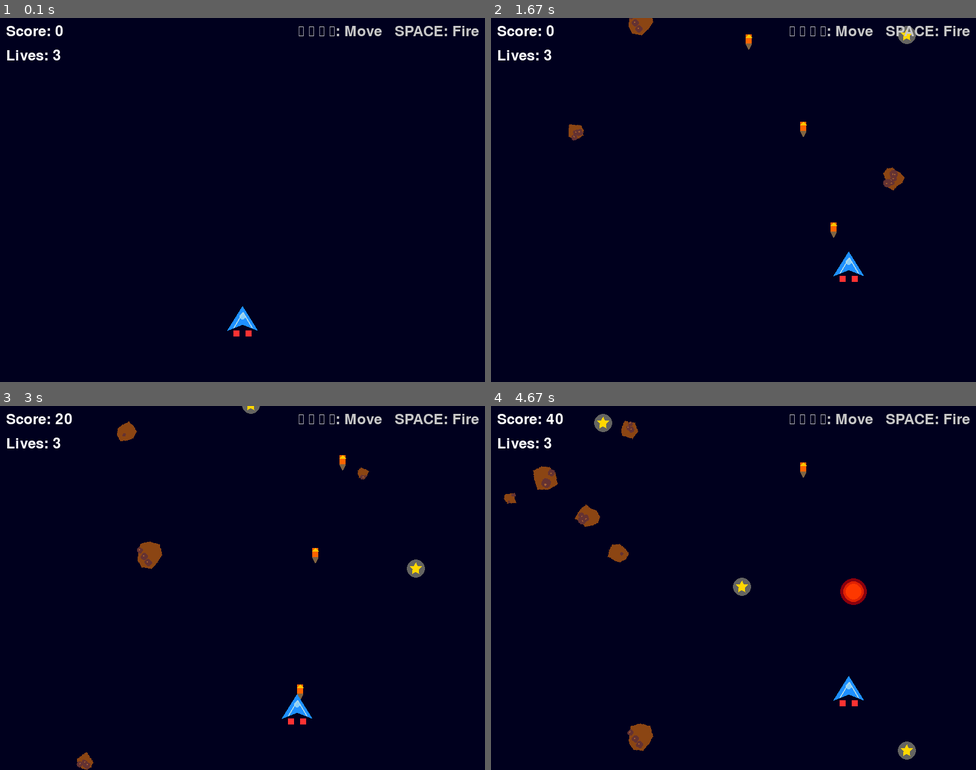
Above: before the commit, frames 1-4 (two rows, left to right).
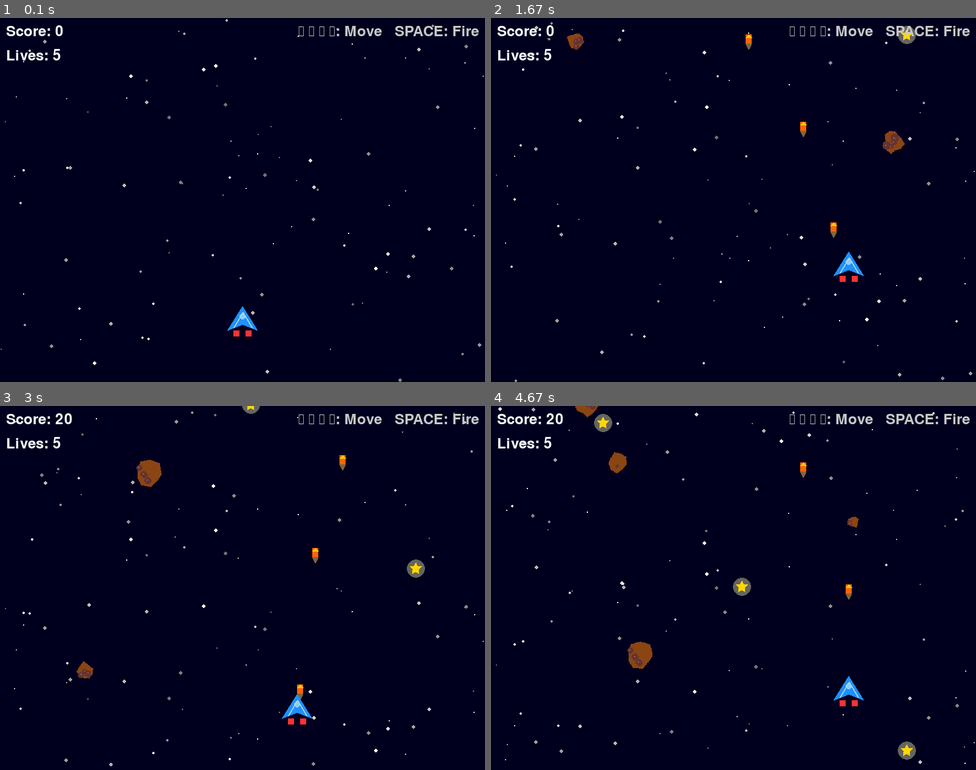
Above: after the commit, the same moments.

Repository: vereoman/pygame
Game: pygame game, started from space-explorer.py
Same seed, same stepped clock (60 frames per second), same inputs: the game is played once before the commit and once after it.
Inputs:
- Up to frame 1 (0.1 s): no input
- Up to frame 2 (1.67 s): tap Space at 0.33, 0.73, 1.03, 1.23, 1.57 s; hold Right 0.67-1.13 s; hold Up 1.17-1.47 s; hold Right from 1.5 s (still down)
- Up to frame 3 (3 s): tap Space at 1.87, 2.07, 2.37, 2.63, 2.97 s; release Right at 1.97 s; hold Left 2-2.53 s; hold Down 2.57-2.87 s; hold Left from 2.9 s (still down)
- Up to frame 4 (4.67 s): tap Space at 3.27, 3.4, 3.8, 4.1, 4.47 s; release Left at 3.3 s; hold Up 3.33-3.7 s; hold Right 3.73-4.37 s; hold Down from 4.4 s (still down)

The runs differ from the first frame. In frame 1, 0.3% of the frame differs, in the area x 0-100%, y 0-100%; in frame 2, 1.0%; in frame 3, 1.3%; in frame 4, 2.3%, in the area x 1-100%, y 0-99%.

Commit message:
Update space-explorer.py

Diff:
--- a/space-explorer.py
+++ b/space-explorer.py
@@ -136,6 +136,59 @@
             (MISSILE_SIZE, 0)
         ])
         surface.blit(trail_surface, (self.rect.left, self.rect.bottom))
+
+class PowerMissile:
+    def __init__(self, x, y):
+        self.rect = pygame.Rect(x, y, MISSILE_SIZE * 1.5, MISSILE_SIZE * 2)
+        self.speed = MISSILE_SPEED + 1
+
+    def update(self):
+        self.rect.y -= self.speed
+        return self.rect.bottom < 0
+
+    def draw(self, surface):
+        # Draw enhanced missile with electric effect
+        core_color = (50, 150, 255)  # Blue core
+        outer_color = (150, 200, 255)  # Light blue outer
+
+        # Main body (larger)
+        pygame.draw.rect(surface, outer_color, self.rect)
+
+        # Inner core
+        inner_rect = pygame.Rect(
+            self.rect.left + self.rect.width * 0.25,
+            self.rect.top,
+            self.rect.width * 0.5,
+            self.rect.height
+        )
+        pygame.draw.rect(surface, core_color, inner_rect)
+
+        # Electric effect (random lines)
+        for _ in range(3):
+            start_x = random.randint(self.rect.left, self.rect.right)
+            end_x = random.randint(self.rect.left, self.rect.right)
+            pygame.draw.line(surface, (255, 255, 255),
+                            (start_x, self.rect.top + 5),
+                            (end_x, self.rect.bottom - 5), 2)
+
+        # Enhanced tip
+        pygame.draw.polygon(surface, (200, 230, 255), [
+            (self.rect.left, self.rect.top + MISSILE_SIZE * 0.5),
+            (self.rect.centerx, self.rect.top),
+            (self.rect.right, self.rect.top + MISSILE_SIZE * 0.5)
+        ])
+
+        # Enhanced trail
+        trail_color = (100, 200, 255, 150)  # Semi-transparent blue
+        trail_surface = pygame.Surface((self.rect.width * 2, self.rect.height), pygame.SRCALPHA)
+        pygame.draw.polygon(trail_surface, trail_color, [
+            (self.rect.width // 2, 0),
+            (0, self.rect.height),
+            (self.rect.width, self.rect.height)
+        ])
+        surface.blit(trail_surface,
+                    (self.rect.left - self.rect.width // 4, self.rect.bottom))
+
 
 class Asteroid:
     def __init__(self):
@@ -294,24 +347,365 @@
     def draw(self, surface):
         surface.blit(self.image, self.rect)
 
+class StarField:
+    def __init__(self):
+        self.stars = []
+        self.num_stars = 100
+        self.initialize_stars()
+
+    def initialize_stars(self):
+        for _ in range(self.num_stars):
+            self.stars.append({
+                'x': random.randint(0, SCREEN_WIDTH),
+                'y': random.randint(0, SCREEN_HEIGHT),
+                'speed': random.uniform(0.5, 2.0),
+                'size': random.randint(1, 3),
+                'brightness': random.randint(100, 255)
+            })
+
+    def update(self):
+        for star in self.stars:
+            star['y'] += star['speed']
+            if star['y'] > SCREEN_HEIGHT:
+                star['y'] = 0
+                star['x'] = random.randint(0, SCREEN_WIDTH)
+
+    def draw(self, surface):
+        for star in self.stars:
+            brightness = star['brightness']
+            pygame.draw.circle(surface, (brightness, brightness, brightness),
+                             (int(star['x']), int(star['y'])),
+                             star['size'])
+
+# Add this class after the Star class
+class PowerStar:
+    def __init__(self):
+        self.size = STAR_SIZE
+        self.image = self.create_power_star_image()
+        self.rect = self.image.get_rect()
+        self.rect.x = random.randint(0, SCREEN_WIDTH - self.size)
+        self.rect.y = -self.size
+        self.speed = STAR_SPEED - 1  # Slower than regular stars
+        self.glow_factor = 0  # For pulsing effect
+        self.glow_direction = 1  # 1 for increasing, -1 for decreasing
+
+    def create_power_star_image(self):
+        # Create a silver power star
+        base_image = pygame.Surface((self.size + 10, self.size + 10), pygame.SRCALPHA)
+
+        # Generate points for a 5-pointed star
+        points = []
+        center = (self.size // 2 + 5, self.size // 2 + 5)
+        outer_radius = self.size // 2
+        inner_radius = self.size // 4
+
+        for i in range(10):
+            angle = math.pi / 2 + 2 * math.pi * i / 10
+            radius = outer_radius if i % 2 == 0 else inner_radius
+            x = center[0] + radius * math.cos(angle)
+            y = center[1] - radius * math.sin(angle)
+            points.append((x, y))
+
+        # Draw the star with silver color
+        star_color = (192, 192, 192)  # Silver
+        pygame.draw.polygon(base_image, star_color, points)
+
+        # Add metallic highlight
+        highlight_points = []
+        for i in range(5):
+            idx = i * 2
+            highlight_points.append(points[idx])
+
+        highlight_color = (220, 220, 220)  # Lighter silver
+        if len(highlight_points) >= 3:  # Need at least 3 points for a polygon
+            pygame.draw.polygon(base_image, highlight_color, highlight_points)
+
+        return base_image
+
+    def update(self):
+        self.rect.y += self.speed
+
+        # Update glow effect
+        self.glow_factor += 0.1 * self.glow_direction
+        if self.glow_factor >= 1.0:
+            self.glow_direction = -1
+        elif self.glow_factor <= 0.0:
+            self.glow_direction = 1
+
+        return self.rect.top > SCREEN_HEIGHT
+
+    def draw(self, surface):
+        # Draw with pulsing glow effect
+        glow_size = int(self.size + 20 * self.glow_factor)
+        glow_surf = pygame.Surface((glow_size, glow_size), pygame.SRCALPHA)
+        glow_color = (200, 200, 255, 100)  # Blue-ish glow
+
+        pygame.draw.circle(glow_surf, glow_color,
+                          (glow_size // 2, glow_size // 2),
+                          glow_size // 2)
+
+        # Position glow and base image
+        glow_x = self.rect.centerx - glow_size // 2
+        glow_y = self.rect.centery - glow_size // 2
+        surface.blit(glow_surf, (glow_x, glow_y))
+        surface.blit(self.image, self.rect)
+
+class Heart:
+    def __init__(self, x, y):
+        self.size = 20
+        self.image = self.create_heart_image()
+        self.rect = self.image.get_rect()
+        self.rect.x = x - self.rect.width // 2
+        self.rect.y = y
+        self.speed = 2
+        self.pulse_value = 0
+        self.pulse_dir = 1
+
+    def create_heart_image(self):
+        image = pygame.Surface((self.size, self.size), pygame.SRCALPHA)
+
+        # Draw heart shape
+        heart_color = (255, 0, 0)  # Red
+
+        # Draw the two circles for the top of the heart
+        pygame.draw.circle(image, heart_color,
+                          (self.size // 4, self.size // 4),
+                          self.size // 4)
+        pygame.draw.circle(image, heart_color,
+                          (self.size - self.size // 4, self.size // 4),
+                          self.size // 4)
+
+        # Draw the bottom triangle part
+        pygame.draw.polygon(image, heart_color, [
+            (0, self.size // 4),
+            (self.size // 2, self.size),
+            (self.size, self.size // 4)
+        ])
+
+        return image
+
+    def update(self):
+        self.rect.y += self.speed
+
+        # Pulse effect
+        self.pulse_value += 0.05 * self.pulse_dir
+        if self.pulse_value >= 1.0:
+            self.pulse_dir = -1
+        elif self.pulse_value <= 0.0:
+            self.pulse_dir = 1
+
+        return self.rect.top > SCREEN_HEIGHT
+
+    def draw(self, surface):
+        # Draw with pulsing glow effect
+        pulse_size = int(self.size * (1.2 + 0.2 * self.pulse_value))
+        glow_surf = pygame.Surface((pulse_size, pulse_size), pygame.SRCALPHA)
+        glow_color = (255, 100, 100, 100)  # Red glow
+
+        pygame.draw.circle(glow_surf, glow_color,
+                          (pulse_size // 2, pulse_size // 2),
+                          pulse_size // 2)
+
+        # Position glow and heart image
+        glow_x = self.rect.centerx - pulse_size // 2
+        glow_y = self.rect.centery - pulse_size // 2
+        surface.blit(glow_surf, (glow_x, glow_y))
+        surface.blit(self.image, self.rect)
+
+# Add this class after the Star class
+class AlienBoss:
+    def __init__(self):
+        self.size = 100  # Larger size
+        self.image = self.create_alien_image()
+        self.rect = self.image.get_rect()
+        self.rect.centerx = SCREEN_WIDTH // 2
+        self.rect.y = 50
+        self.speed = 4
+        self.health = 15  # More health
+        self.direction = 1  # 1 for right, -1 for left
+        self.shoot_cooldown = 0
+        self.shoot_delay = 25  # Faster shooting
+        self.energy_pulse = 0  # For energy field effect
+
+    def create_alien_image(self):
+        # Create intimidating dark alien spaceship
+        image = pygame.Surface((self.size, self.size), pygame.SRCALPHA)
+
+        # Main body (angular and aggressive)
+        body_color = (20, 20, 20)  # Almost black
+
+        # Ship body - menacing shape
+        points = [
+            (self.size//2, 0),  # Front tip
+            (self.size//5, self.size//3),  # Left wing front
+            (0, self.size//2),  # Left wing tip
+            (self.size//5, self.size*2//3),  # Left wing rear
+            (self.size//3, self.size*3//4),  # Left rear
+            (self.size*2//3, self.size*3//4),  # Right rear
+            (self.size*4//5, self.size*2//3),  # Right wing rear
+            (self.size, self.size//2),  # Right wing tip
+            (self.size*4//5, self.size//3),  # Right wing front
+        ]
+        pygame.draw.polygon(image, body_color, points)
+
+        # Energy core (pulsing in the update method)
+        core_color = (150, 0, 0)  # Deep red
+        pygame.draw.circle(image, core_color,
+                          (self.size//2, self.size//2),
+                          self.size//6)
+
+        # Detail lines (tech patterns)
+        line_color = (70, 70, 70)  # Dark gray
+
+        # Wing patterns
+        pygame.draw.line(image, line_color,
+                        (self.size//5, self.size//3),
+                        (self.size//5, self.size*2//3), 2)
+        pygame.draw.line(image, line_color,
+                        (self.size*4//5, self.size//3),
+                        (self.size*4//5, self.size*2//3), 2)
+
+        # Front "windshield" pattern
+        pygame.draw.polygon(image, (40, 40, 40), [
+            (self.size*2//5, self.size//5),
+            (self.size//2, self.size//10),
+            (self.size*3//5, self.size//5),
+            (self.size*3//5, self.size*2//5),
+            (self.size//2, self.size//2),
+            (self.size*2//5, self.size*2//5)
+        ])
+
+        # Engine exhausts (red glow)
+        exhaust_color = (200, 0, 0)
+        pygame.draw.rect(image, exhaust_color,
+                        pygame.Rect(self.size*1//4, self.size*3//4, self.size//6, self.size//8))
+        pygame.draw.rect(image, exhaust_color,
+                        pygame.Rect(self.size*5//8, self.size*3//4, self.size//6, self.size//8))
+
+        # Weapon mounts
+        weapon_color = (50, 50, 50)
+        pygame.draw.circle(image, weapon_color,
+                          (self.size//4, self.size*2//3), self.size//12)
+        pygame.draw.circle(image, weapon_color,
+                          (self.size*3//4, self.size*2//3), self.size//12)
+
+        return image
+
+    def update(self):
+        # Move side to side
+        self.rect.x += self.speed * self.direction
+
+        # Change direction if reaching screen edge
+        if self.rect.right >= SCREEN_WIDTH or self.rect.left <= 0:
+            self.direction *= -1
+
+        # Handle shooting cooldown
+        if self.shoot_cooldown > 0:
+            self.shoot_cooldown -= 1
+
+        # Update energy pulse effect
+        self.energy_pulse = (self.energy_pulse + 1) % 20
+
+    def fire_missile(self):
+        if self.shoot_cooldown == 0:
+            self.shoot_cooldown = self.shoot_delay
+            # Fire from both weapon mounts
+            missiles = []
+            missile_left_x = self.rect.left + self.size // 4 - MISSILE_SIZE // 2
+            missile_right_x = self.rect.left + self.size * 3 // 4 - MISSILE_SIZE // 2
+            missile_y = self.rect.bottom - 10
+
+            missiles.append(AlienMissile(missile_left_x, missile_y))
+            missiles.append(AlienMissile(missile_right_x, missile_y))
+            return missiles
+        return None
+
+    def draw(self, surface):
+        # Draw energy field effect
+        if self.energy_pulse < 10:
+            field_size = self.size + 10 + self.energy_pulse
+            field_surf = pygame.Surface((field_size, field_size), pygame.SRCALPHA)
+            field_color = (100, 0, 0, 100 - self.energy_pulse * 10)  # Fading red
+            pygame.draw.circle(field_surf, field_color,
+                             (field_size // 2, field_size // 2),
+                             field_size // 2)
+            surface.blit(field_surf,
+                       (self.rect.centerx - field_size // 2,
+                        self.rect.centery - field_size // 2))
+
+        # Draw the ship
+        surface.blit(self.image, self.rect)
+
+        # Draw health bar above alien
+        health_width = self.size * (self.health / 15)
+        pygame.draw.rect(surface, (100, 0, 0),
+                        pygame.Rect(self.rect.x, self.rect.y - 10, self.size, 5))
+        pygame.draw.rect(surface, (255, 0, 0),
+                        pygame.Rect(self.rect.x, self.rect.y - 10, health_width, 5))
+
+# Add this class after the AlienBoss class
+class AlienMissile:
+    def __init__(self, x, y):
+        self.rect = pygame.Rect(x, y, MISSILE_SIZE, MISSILE_SIZE * 1.5)
+        self.speed = MISSILE_SPEED - 2  # Slightly slower than player missiles
+
+    def update(self):
+        self.rect.y += self.speed
+        return self.rect.top > SCREEN_HEIGHT
+
+    def draw(self, surface):
+        # Draw alien missile (green)
+        pygame.draw.rect(surface, (50, 255, 50), self.rect)
+
+        # Draw missile tip
+        pygame.draw.polygon(surface, (150, 255, 150), [
+            (self.rect.left, self.rect.bottom - MISSILE_SIZE * 0.5),
+            (self.rect.centerx, self.rect.bottom),
+            (self.rect.right, self.rect.bottom - MISSILE_SIZE * 0.5)
+        ])
+
+        # Draw exhaust trail (green)
+        trail_color = (100, 255, 100, 128)
+        trail_surface = pygame.Surface((MISSILE_SIZE, MISSILE_SIZE), pygame.SRCALPHA)
+        pygame.draw.polygon(trail_surface, trail_color, [
+            (0, MISSILE_SIZE),
+            (MISSILE_SIZE // 2, 0),
+            (MISSILE_SIZE, MISSILE_SIZE)
+        ])
+        surface.blit(trail_surface, (self.rect.left, self.rect.top - MISSILE_SIZE))
+
+# Replace the Game class with this updated version
 class Game:
     def __init__(self):
         self.player = Player()
         self.missiles = []
         self.asteroids = []
         self.stars = []
+        self.power_stars = []
+        self.hearts = []
         self.explosions = []
+        self.alien_missiles = []
+        self.alien_boss = None
+        self.boss_appears_at = 700  # Points threshold
+        self.boss_spawn_interval = 700  # Points between boss spawns
         self.score = 0
-        self.lives = 3
+        self.lives = 5  # Updated to 5 lives
         self.game_over = False
         self.asteroid_timer = 0
         self.star_timer = 0
+        self.power_star_timer = 0
+        self.asteroid_spawn_rate = ASTEROID_SPAWN_RATE * 1.5  # Reduced frequency
+        self.power_star_spawn_rate = 450  # Reduced frequency
+        self.powered_up = False
+        self.power_up_time = 0
+        self.power_up_duration = 30 * FPS  # 30 seconds at 60 FPS
         self.font = pygame.font.SysFont(None, 36)
+        self.star_field = StarField()  # Add starfield
 
     def spawn_objects(self):
         # Spawn asteroids
         self.asteroid_timer += 1
-        if self.asteroid_timer >= ASTEROID_SPAWN_RATE:
+        if self.asteroid_timer >= self.asteroid_spawn_rate:
             self.asteroids.append(Asteroid())
             self.asteroid_timer = 0
 
@@ -321,9 +715,32 @@
             self.stars.append(Star())
             self.star_timer = 0
 
+        # Spawn power stars (more rare)
+        self.power_star_timer += 1
+        if self.power_star_timer >= self.power_star_spawn_rate:
+            self.power_stars.append(PowerStar())
+            self.power_star_timer = 0
+
+        # Check if it's time to spawn a boss
+        if self.score >= self.boss_appears_at and self.alien_boss is None:
+            self.alien_boss = AlienBoss()
+            self.boss_appears_at += self.boss_spawn_interval
+
+    def fire_power_missiles(self):
+        # Fire a more powerful missile when powered up
+        if self.player.cooldown == 0:
+            self.player.cooldown = PLAYER_COOLDOWN
+            # Fire power missile
+            missile_x = self.player.rect.centerx - MISSILE_SIZE // 2
+            missile_y = self.player.rect.top
+            self.missiles.append(PowerMissile(missile_x, missile_y))
+
     def update(self):
         if self.game_over:
             return
+
+        # Update starfield
+        self.star_field.update()
 
         # Update player
         keys = pygame.key.get_pressed()
@@ -331,9 +748,19 @@
 
         # Handle missile firing
         if keys[pygame.K_SPACE]:
-            missile = self.player.fire_missile()
-            if missile:
-                self.missiles.append(missile)
+            if self.powered_up:
+                self.fire_power_missiles()
+            else:
+                missile = self.player.fire_missile()
+                if missile:
+                    self.missiles.append(missile)
+
+        # Update power-up timer
+        if self.powered_up:
+            self.power_up_time += 1
+            if self.power_up_time >= self.power_up_duration:
+                self.powered_up = False
+                self.power_up_time = 0
 
         # Spawn new objects
         self.spawn_objects()
@@ -342,6 +769,26 @@
         for missile in self.missiles[:]:
             if missile.update():
                 self.missiles.remove(missile)
+
+        # Update alien missiles
+        for missile in self.alien_missiles[:]:
+            if missile.update():
+                self.alien_missiles.remove(missile)
+            elif self.player.rect.colliderect(missile.rect):
+                self.alien_missiles.remove(missile)
+                self.lives -= 1
+                self.explosions.append(Explosion((self.player.rect.centerx, self.player.rect.centery), 30))
+                if self.lives <= 0:
+                    self.game_over = True
+
+        # Update hearts
+        for heart in self.hearts[:]:
+            if heart.update():
+                self.hearts.remove(heart)
+            elif self.player.rect.colliderect(heart.rect):
+                self.hearts.remove(heart)
+                self.lives += 1
+                # Play a sound or special effect for life up
 
         # Update asteroids and check collisions
         for asteroid in self.asteroids[:]:
@@ -360,10 +807,14 @@
                         self.missiles.remove(missile)
                         self.asteroids.remove(asteroid)
                         self.explosions.append(Explosion(asteroid.rect.center, asteroid.size))
-                        self.score += 20
+                        # Power missiles give more points
+                        if isinstance(missile, PowerMissile):
+                            self.score += 30
+                        else:
+                            self.score += 20
                         break
 
-        # Update stars
+        # Update regular stars
         for star in self.stars[:]:
             if star.update():
                 self.stars.remove(star)
@@ -371,6 +822,45 @@
                 self.stars.remove(star)
                 self.score += 10
 
+        # Update power stars
+        for power_star in self.power_stars[:]:
+            if power_star.update():
+                self.power_stars.remove(power_star)
+            elif self.player.rect.colliderect(power_star.rect):
+                self.power_stars.remove(power_star)
+                self.powered_up = True
+                self.power_up_time = 0
+                self.score += 25
+
+        # Update alien boss if present
+        if self.alien_boss:
+            self.alien_boss.update()
+
+            # Boss firing
+            alien_missiles = self.alien_boss.fire_missile()
+            if alien_missiles:
+                self.alien_missiles.extend(alien_missiles)
+
+            # Check player missiles hitting the boss
+            for missile in self.missiles[:]:
+                if missile.rect.colliderect(self.alien_boss.rect):
+                    self.missiles.remove(missile)
+                    # Power missiles do more damage
+                    if isinstance(missile, PowerMissile):
+                        self.alien_boss.health -= 2
+                    else:
+                        self.alien_boss.health -= 1
+                    self.explosions.append(Explosion((missile.rect.centerx, missile.rect.centery), 20))
+
+                    # Boss destroyed
+                    if self.alien_boss.health <= 0:
+                        self.explosions.append(Explosion(self.alien_boss.rect.center, self.alien_boss.size))
+                        self.score += 100
+                        # Drop heart when boss is defeated
+                        self.hearts.append(Heart(self.alien_boss.rect.centerx, self.alien_boss.rect.centery))
+                        self.alien_boss = None
+                        break
+
         # Update explosions
         for explosion in self.explosions[:]:
             if explosion.update():
@@ -380,17 +870,36 @@
         # Clear screen
         screen.fill(BACKGROUND_COLOR)
 
+        # Draw starfield
+        self.star_field.draw(screen)
+
         # Draw stars
         for star in self.stars:
             star.draw(screen)
 
+        # Draw power stars
+        for power_star in self.power_stars:
+            power_star.draw(screen)
+
+        # Draw hearts
+        for heart in self.hearts:
+            heart.draw(screen)
+
         # Draw missiles
         for missile in self.missiles:
             missile.draw(screen)
 
+        # Draw alien missiles
+        for missile in self.alien_missiles:
+            missile.draw(screen)
+
         # Draw asteroids
         for asteroid in self.asteroids:
             asteroid.draw(screen)
+
+        # Draw alien boss if present
+        if self.alien_boss:
+            self.alien_boss.draw(screen)
 
         # Draw explosions
         for explosion in self.explosions:
@@ -407,12 +916,29 @@
         screen.blit(score_text, (10, 10))
         screen.blit(lives_text, (10, 50))
         screen.blit(control_text, (SCREEN_WIDTH - control_text.get_width() - 10, 10))
+
+        # Draw power-up status if active
+        if self.powered_up:
+            power_up_text = self.font.render("POWER-UP ACTIVE!", True, (100, 200, 255))
+            time_left = (self.power_up_duration - self.power_up_time) // FPS
+            timer_text = self.font.render(f"Time: {time_left}s", True, (100, 200, 255))
+            screen.blit(power_up_text, (SCREEN_WIDTH // 2 - power_up_text.get_width() // 2, 10))
+            screen.blit(timer_text, (SCREEN_WIDTH // 2 - timer_text.get_width() // 2, 50))
+
+        # Draw alien boss approaching message if relevant
+        if self.alien_boss and self.alien_boss.rect.y < 80:
+            warning_text = self.font.render("WARNING: ALIEN BOSS APPROACHING!", True, (255, 50, 50))
+            screen.blit(warning_text, (SCREEN_WIDTH // 2 - warning_text.get_width() // 2, 100))
 
         # Draw game over message
         if self.game_over:
             game_over_text = self.font.render("GAME OVER - Press R to Restart", True, (255, 0, 0))
             text_rect = game_over_text.get_rect(center=(SCREEN_WIDTH//2, SCREEN_HEIGHT//2))
             screen.blit(game_over_text, text_rect)
+
+            final_score_text = self.font.render(f"Final Score: {self.score}", True, (255, 200, 0))
+            final_score_rect = final_score_text.get_rect(center=(SCREEN_WIDTH//2, SCREEN_HEIGHT//2 + 40))
+            screen.blit(final_score_text, final_score_rect)
 
         # Update display
         pygame.display.flip()
